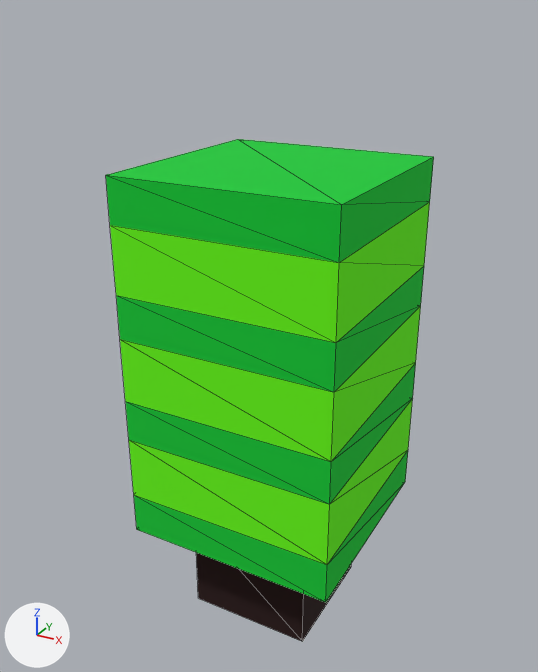
A saved change to the OBJ model Assets/Models/roady_cross_assets-8.obj.
Camera for both pictures: a camera (50 mm lens) standing at (4.06, -8.85, 2.79) and looking at (2.55, -6.1, 1.42). Arrows for +X, +Y and +Z are at lower left; the lights stay in place. Mesh edges are drawn as thin lines. Where no turn or scale is listed for an object, it has been applied to the vertices. Vertices at the same position are counted once.

Script lines for the objects in view, before the commit:
```python
me_untitled = bpy.data.meshes.new('Untitled')
me_untitled.from_pydata(...)  # 40 vertices, 76 faces; spans x 2.1..3.1, y -6.6..-5.6, z 0.0..2.2
me_untitled.materials.append(mat_palette)  # picture img_roady_cross_assets_8_png
ob_untitled = bpy.data.objects.new('Untitled', me_untitled)
ob_untitled.location = (0.0, 0.0, 0.0)
```
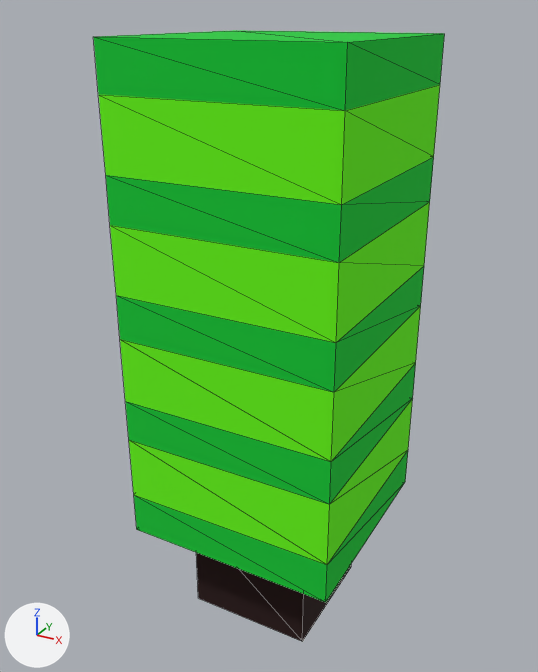
The newer file is also turned or shifted as a whole; pictures and numbers use the older file's frame.

Boxes (x1, y1, x2, y2) around the edits, measured in the pictures (538 x 672 px):
```json
{"object": "Untitled", "change": "reshaped", "before": [106, 139, 434, 641], "after": [93, 30, 445, 641], "on screen": "7% wider, 22% taller"}
{"part": 1, "of": "me_untitled", "change": "built on", "before": [107, 139, 432, 205], "after": [93, 30, 445, 205]}
```

Edits to the scene script, one JSON object a line:
```json
{"block": "me_untitled", "where": "# used by ob_untitled; location = (0.0, 0.0, 0.0)"}
{"op": "remove", "block": "me_untitled", "code": "me_untitled.from_pydata(...)  # 40 vertices, 76 faces; spans x 2.1..3.1, y -6.6..-5.6, z 0.0..2.2"}
{"op": "add", "block": "me_untitled", "code": "me_untitled.from_pydata(...)  # 48 vertices, 92 faces; spans x 2.1..3.1, y -6.6..-5.6, z 0.0..2.7"}
{"block": "me_untitled", "change": "me_untitled part 1"}
{"block": "me_untitled", "change": "2 faces are deleted"}
{"block": "me_untitled", "change": "8 vertices are added at x 2.1..3.1, y -6.6..-5.6, z 2.5..2.7"}
{"block": "me_untitled", "change": "18 new faces join them"}
```
